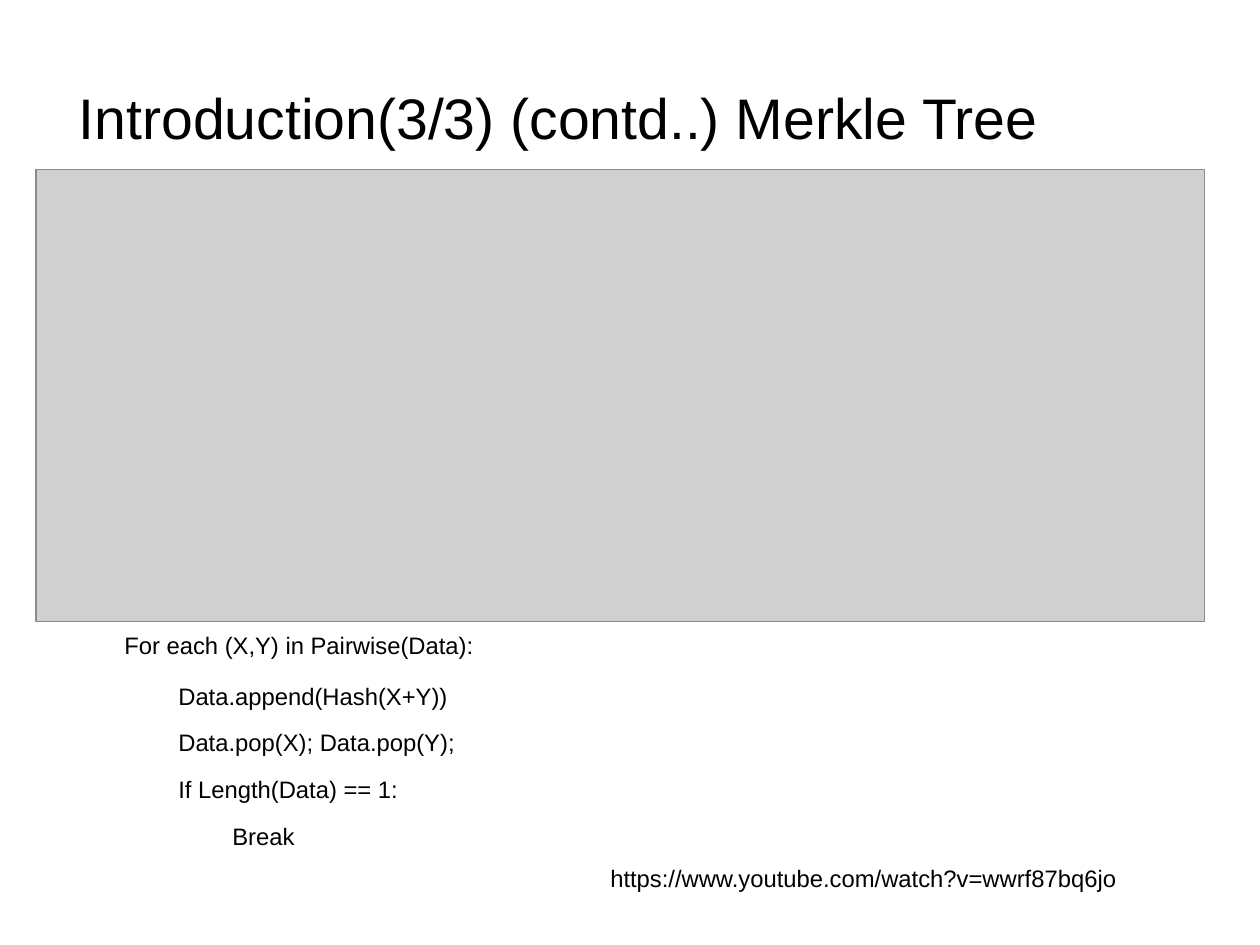
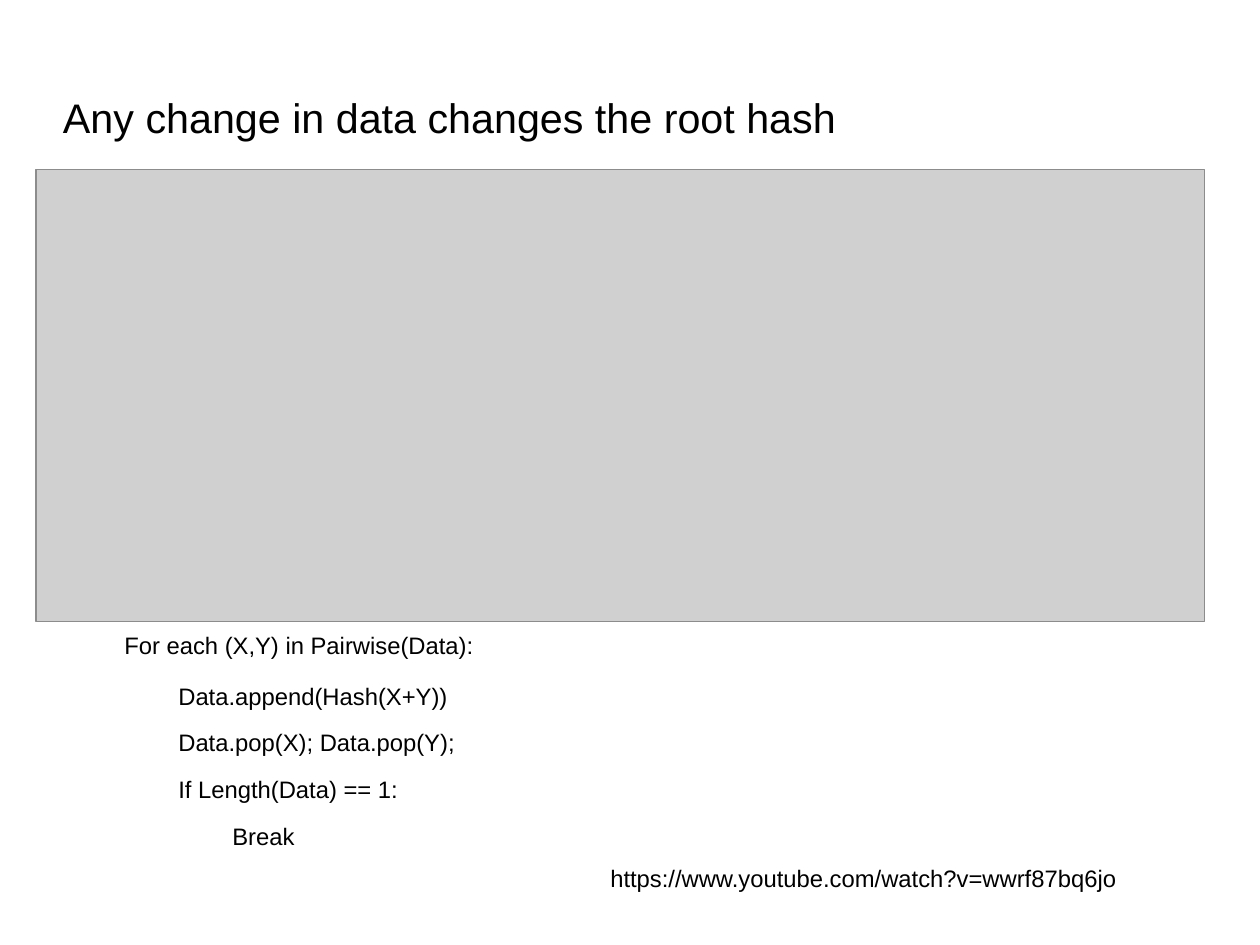
Before and after one commit to s2-t2/blockchain_reputation_system, a slide deck: slide 8 of documents/Presentation/Presentation.odp. Drawn at 1260x945 pixels with LibreOffice and Linux fonts; fonts in the diff are those of the drawing; grey boxes stand for pictures; background and template pictures are left out. Boxes give left, top, right and bottom in pixels: in the first picture for what was removed or moved away, otherwise in the second. Text is boxed around its words. In the diff, an @@ line names an element or a change of style, - is before the commit and + after.

```diff
--- a/documents/Presentation/Presentation.odp
+++ b/documents/Presentation/Presentation.odp
@@ title at (63,103,835,141): text changed; size 36 to 26 pt @@
-Introduction(3/3) (contd..) Merkle Tree
+Any change in data changes the root hash
```
Also in this commit, not shown: 11 other slides changed, 7 slides added, 8 slides removed, 4 other files.
